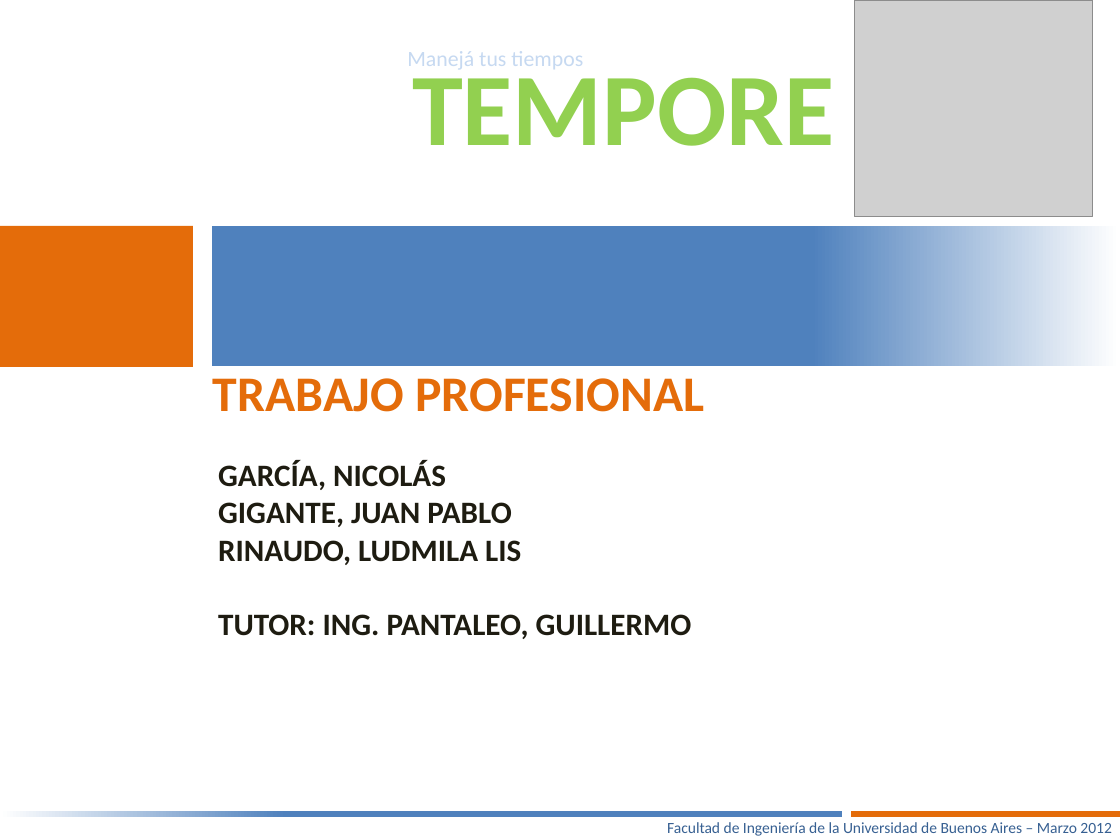
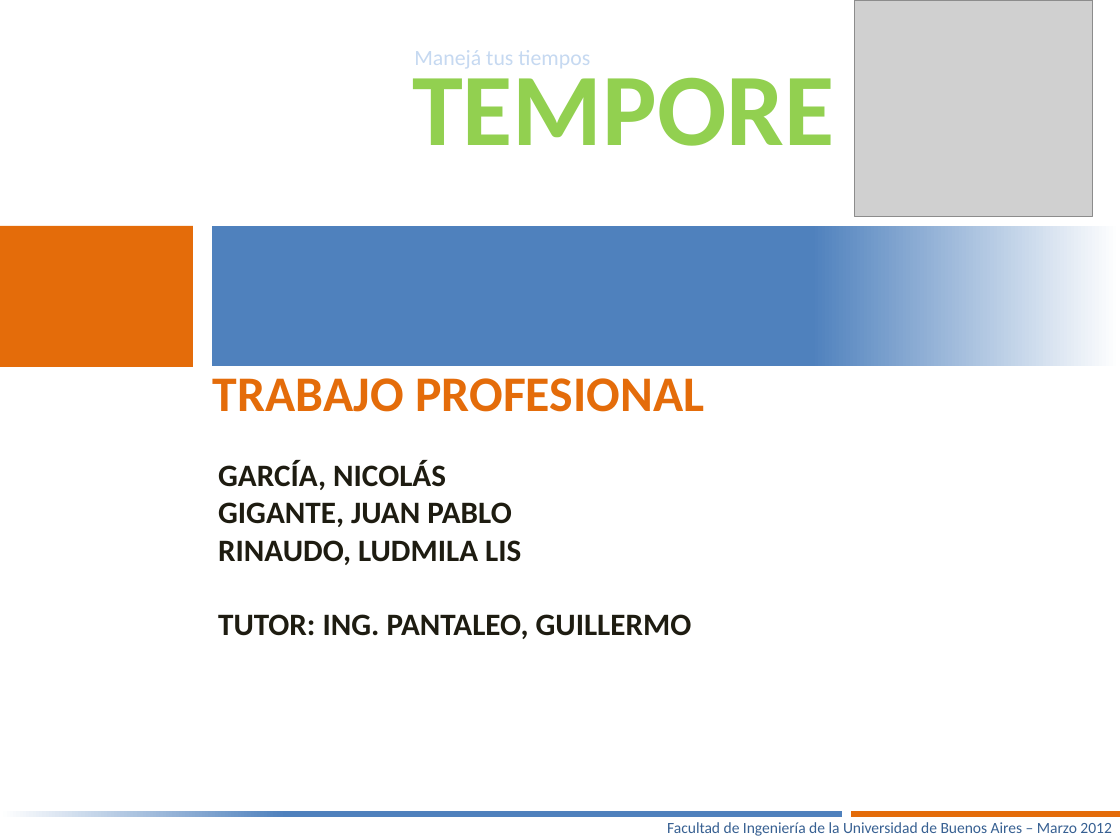
Before and after one commit to joshishimla99/tempore, a slide deck: slide 1 of docs/Presentacion Final/Tempore – Manejá tus tiempos-V3.pptx. Drawn at 1120x840 pixels with LibreOffice and Linux fonts; fonts in the diff are those of the drawing; grey boxes stand for pictures. Boxes give left, top, right and bottom in pixels: in the first picture for what was removed or moved away, otherwise in the second. Text is boxed around its words. In the diff, an @@ line names an element or a change of style, - is before the commit and + after.

```diff
--- a/docs/Presentacion Final/Tempore – Manejá tus tiempos-V3.pptx
+++ b/docs/Presentacion Final/Tempore – Manejá tus tiempos-V3.pptx
@@ text "Manejá tus tiempos": place and size @@
-text "Manejá tus tiempos" at (407, 51, 583, 69)
+text "Manejá tus tiempos" at (414, 50, 590, 68)
```
Also in this commit, not shown: 6 other slides changed, 1 slide added.
